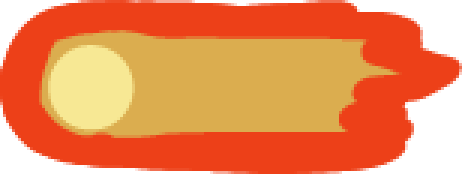
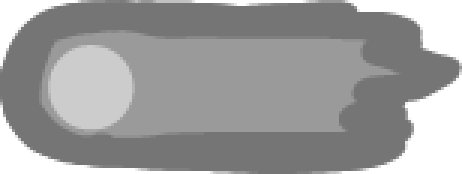
Layered file, before and after one edit (462 × 174). Changes by layer:
painted on "Fireball-F1" over bbox(3, 0, 462, 165)
painted on "Fireball-F2" over bbox(0, 9, 366, 159)
painted on "Fireball-F3" over bbox(3, 0, 423, 174)
painted on "Fireball-F4" over bbox(3, 9, 333, 159)
painted on "Fireball-F5" over bbox(0, 0, 420, 174)
painted on "Fireball-F6" over bbox(0, 0, 315, 162)
